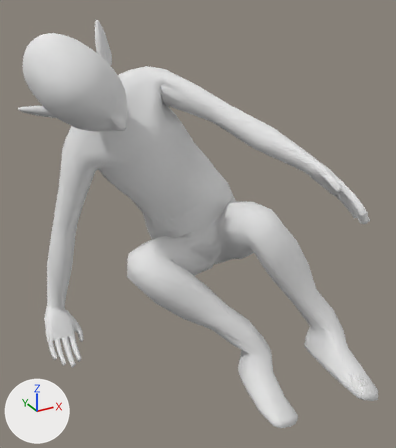
An edit to the Blender file Assets/Entities/Player/Models/PlayerModel.blend, drawn before and after from the same camera.
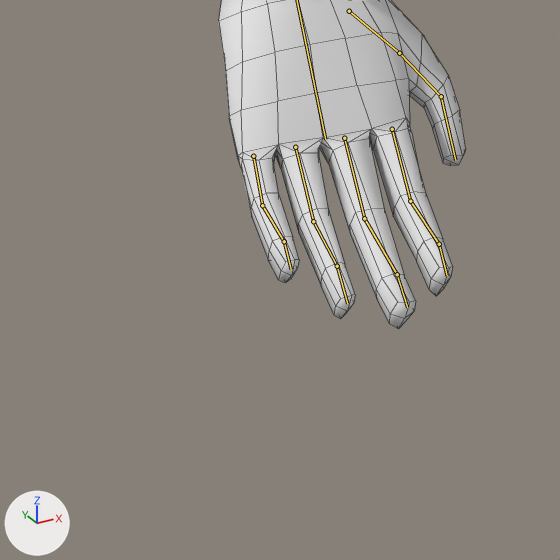
Each version is shown whole from a 50 mm lens placed at (-0.712, -3.486, 0.911), pointed at (-0.142, -2.448, 0.392), then close up on the part from 2% to 25% of the width and 70% to 90% of the height. Every picture has the same lights, and +X, +Y and +Z are marked at lower left. Both versions are drawn at frame 55 of the action 'RollForward'; the numbers are the values there. The bones that bend it are drawn over the model as lines in the close-ups. The close-ups show mesh edges as thin lines.

Objects in the first close-up: 'Body'.
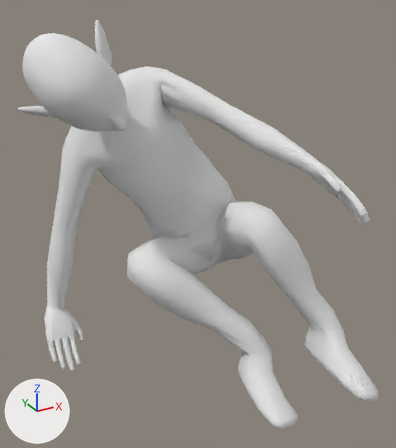
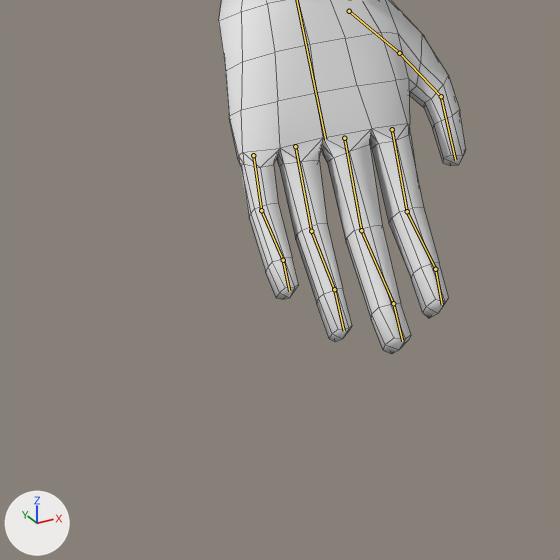
Boxes [x1, y1, x2, y2] around the edits, measured in the close-ups (560 x 560 px):
'Body', posed
    before: [219, 0, 466, 329]
    after: [219, 0, 466, 354]
bone 'Middle Finger 1.R', root to tip
    before: (344, 138) to (364, 218)
    after: (344, 138) to (361, 230)
bone 'Ring Finger 1.R', root to tip
    before: (295, 147) to (313, 221)
    after: (295, 146) to (311, 231)
bone 'Index Finger 1.R', root to tip
    before: (392, 129) to (410, 201)
    after: (392, 129) to (407, 211)
bone 'Pinky 1.R', root to tip
    before: (253, 156) to (262, 205)
    after: (253, 155) to (261, 210)

The change in detail:
Bone 'Middle Finger 1.R' (bone_middle_finger_1_r) turns from (-1, 2, -13) to (0, 0, 6) degrees about its own x, y and z.
Bone 'Ring Finger 1.R' (bone_ring_finger_1_r) turns from (-1, 2, -13) to (0, 0, 6) degrees about its own x, y and z.
Bone 'Index Finger 1.R' (bone_index_finger_1_r) moves from (0.001, 0.0, 0.0) to (0.0, 0.0, 0.0).
Bone 'Index Finger 1.R' (bone_index_finger_1_r) turns from (-1, 2, -13) to (0, 0, 6) degrees about its own x, y and z.
Bone 'Pinky 1.R' (bone_pinky_1_r) moves from (-0.001, 0.0, 0.0) to (0.0, 0.0, 0.0).
Bone 'Pinky 1.R' (bone_pinky_1_r) turns from (0, 2, -13) to (0, 0, 6) degrees about its own x, y and z.
